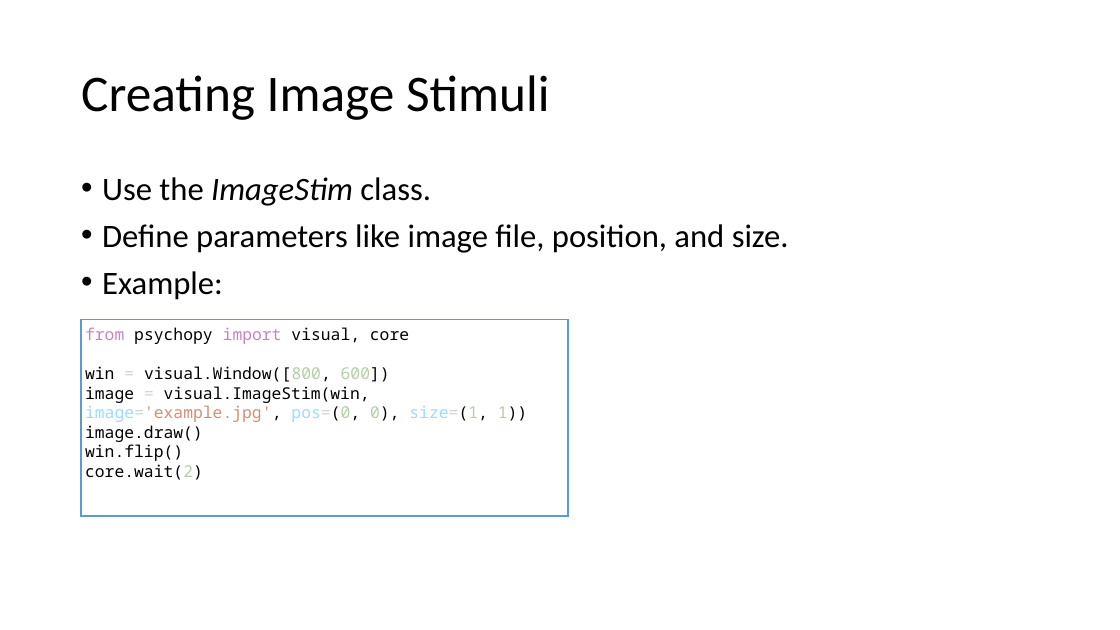
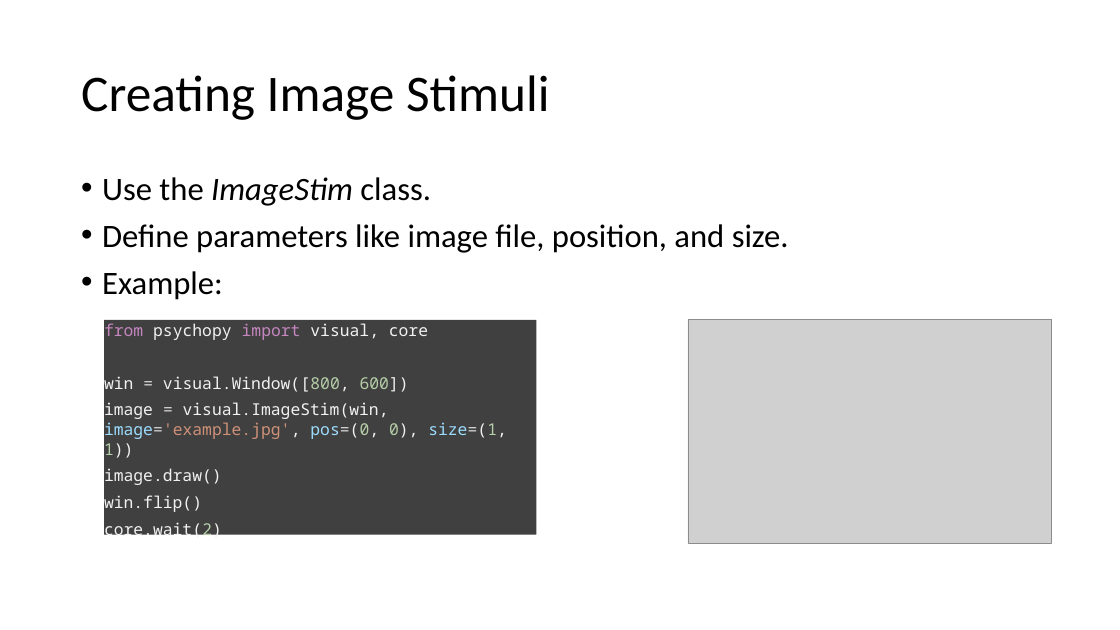
Before and after one commit to caggursoy/PsychoPy-Intro-Course, a slide deck: slide 9 of intro-psychopy/part2.pptx. Drawn at 1120x630 pixels with LibreOffice and Linux fonts; fonts in the diff are those of the drawing; grey boxes stand for pictures. Boxes give left, top, right and bottom in pixels: in the first picture for what was removed or moved away, otherwise in the second. Text is boxed around its words. In the diff, an @@ line names an element or a change of style, - is before the commit and + after.

```diff
--- a/intro-psychopy/part2.pptx
+++ b/intro-psychopy/part2.pptx
@@ rectangle "from psychopy import visual, core": place and size @@
-rectangle "from psychopy import visual, core" at (81,320,568,517)
+rectangle "from psychopy import visual, core" at (104,320,537,535)
@@ rectangle "from psychopy import visual, core" at (104,320,537,535): text colour #000000 to #F1F1F2 in "psychopy visual, core", "win visual.Window([800, 600])", "image visual.ImageStim(win, image='example.jpg', pos=(0, 0), ...", "image.draw()" and 2 more places; more space between paragraphs; fill #FFFFFF to #404040; outline #5B9BD5 1 pt to none @@
@@ picture added at (688,320,1052,544) @@
```
Also in this commit, not shown: 8 other slides changed.
